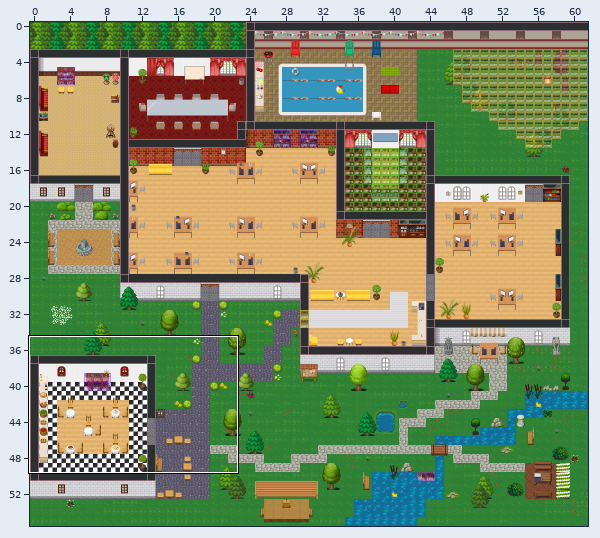
Tiled map (JSON) -- cgi-office.tmj. The picture above shows the old version from afar; the outline marks the close-up.
Close-up. Before the commit:
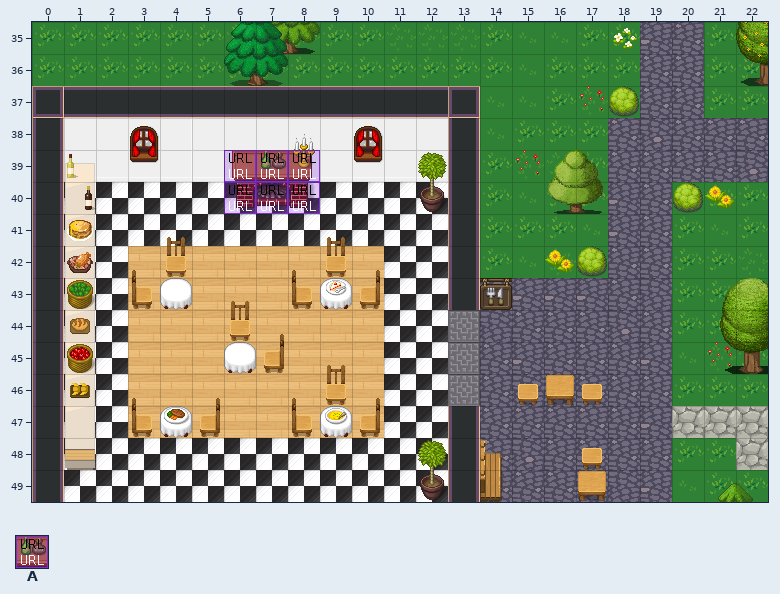
Cells are 32x32 px. Shown: x 0..22, y 35..49. The commit also changed other parts of the map, which this record leaves out.
Key: from "Chunk 1": A 4.
_ is an empty cell.
Layers that did not change in this view are not listed.
Layer "special zones/url cestlafete" before, first column x 0:
35 _______________________
36 _______________________
37 _______________________
38 _______________________
39 ______AAA______________
40 ______AAA______________
41 _______________________
42 _______________________
43 _______________________
44 _______________________
45 _______________________
46 _______________________
47 _______________________
48 _______________________
49 _______________________
And afterwards:
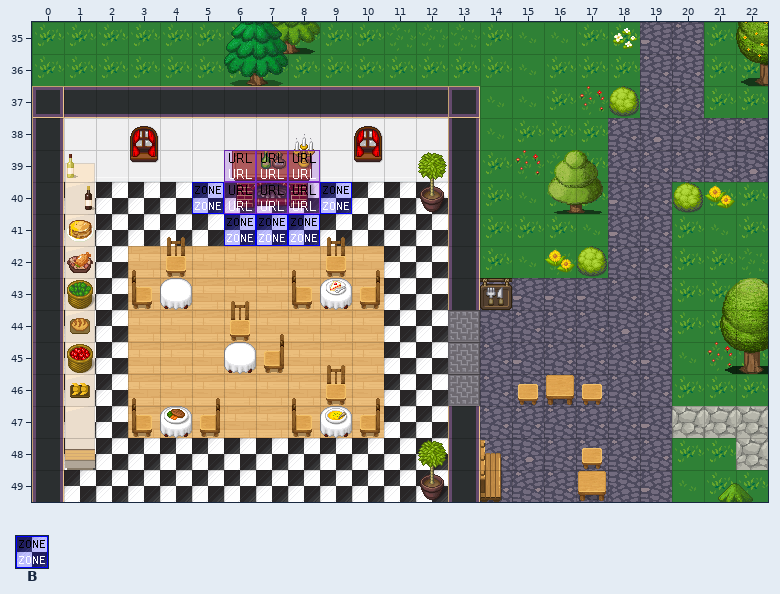
Further tiles: from "Chunk 2": B 245.
See-through tiles are keyed as they look on the map.
Difference:
Changed rows in their new state; . is an unchanged cell.
Layer "special zones/url cestlafete":
first column x 5:
40 B...B
41 .BBB.
